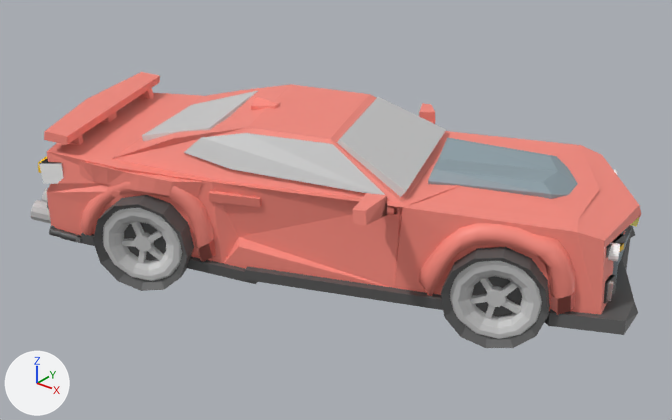
An edit to the COLLADA model ARRemoteCar/ARRemoteCar/car.dae, drawn before and after from the same camera.
One viewpoint serves both versions: a 50 mm camera at (0.719, -0.855, 0.506) aimed at (0.034, 0.001, -0.025). Arrows for +X, +Y and +Z are at lower left; the lights stay in place. Where no turn or scale is listed for an object, it has been applied to the vertices.

In view in the first picture: 'model'.
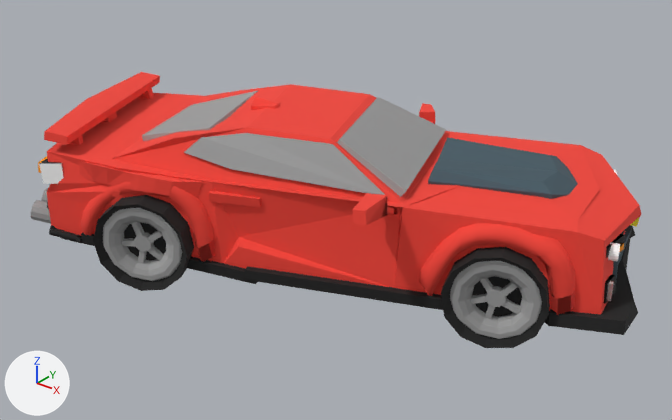
Pixel boxes [x1, y1, x2, y2] of what changed, in the pictures (672 x 420 px):
'model', recoloured: [31, 72, 641, 348] in both

Diff of the bpy script that builds the scene:
```diff
--- a/ARRemoteCar/ARRemoteCar/car.dae.py
+++ b/ARRemoteCar/ARRemoteCar/car.dae.py
@@ mat_mat8 @@
 mat_mat8 = principled_material('mat8')
-mat_mat8.base_color = (0.96, 0.26, 0.21)  # pink #fa8b7e
+mat_mat8.base_color = (0.911, 0.055, 0.0363)  # red #f54236
@@ mat_mat17 @@
 mat_mat17 = principled_material('mat17')
-mat_mat17.base_color = (0.27, 0.35, 0.39)  # grey #8ea0a8
+mat_mat17.base_color = (0.0593, 0.1, 0.126)  # dark blue #455963
@@ mat_mat23 @@
 mat_mat23 = principled_material('mat23')
-mat_mat23.base_color = (0.1, 0.1, 0.1)  # dark grey #595959
+mat_mat23.base_color = (0.01, 0.01, 0.01)  # black #191919
@@ mat_mat22 @@
 mat_mat22 = principled_material('mat22')
-mat_mat22.base_color = (0.62, 0.62, 0.62)  # light grey #cecece
+mat_mat22.base_color = (0.342, 0.342, 0.342)  # grey #9e9e9e
```
